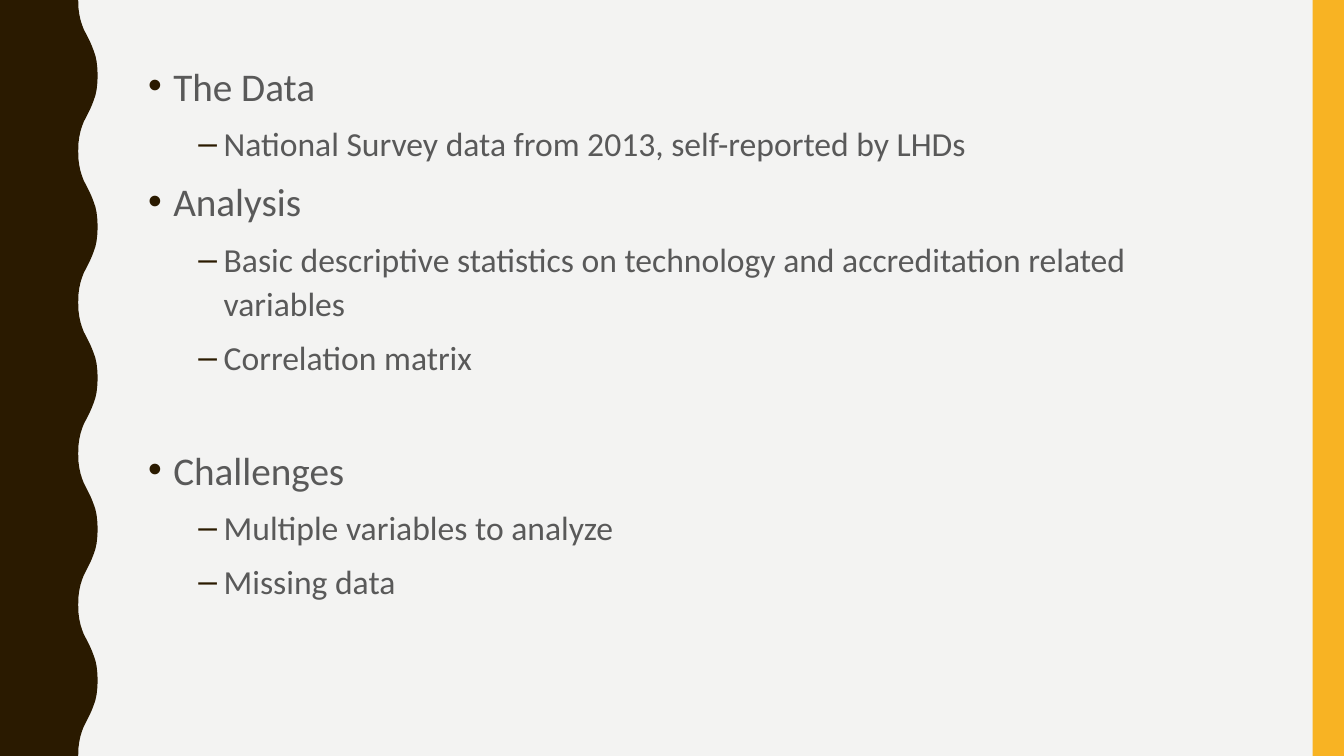
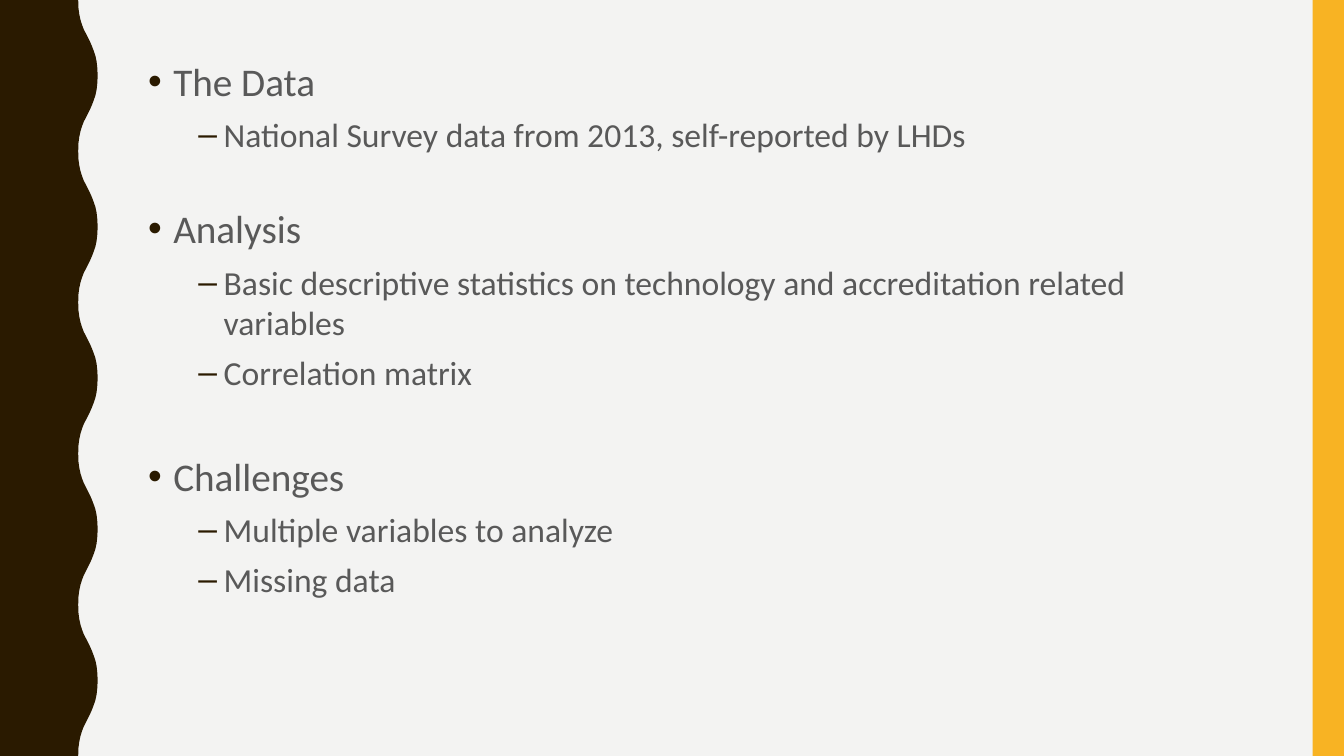
Before and after one commit to pyroalf/ga-data-science, a slide deck: slide 7 of Final Project/Part I/Presentation1.pptx. Drawn at 1344x756 pixels with LibreOffice and Linux fonts; fonts in the diff are those of the drawing. Boxes give left, top, right and bottom in pixels: in the first picture for what was removed or moved away, otherwise in the second. Text is boxed around its words. In the diff, an @@ line names an element or a change of style, - is before the commit and + after.

```diff
--- a/Final Project/Part I/Presentation1.pptx
+++ b/Final Project/Part I/Presentation1.pptx
@@ text "The Data" at bbox=[173, 69, 1125, 598]: line spacing 1.1 to 1 @@
```
Also in this commit, not shown: 1 other slide changed, 1 slide added, 1 slide removed, 1 other file.
